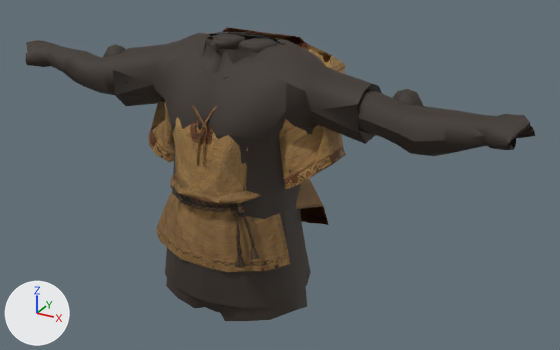
Before and after pictures for a commit that changed the glTF model godot-client/assets/actors/native/equipment/eloria_frontier_shirt_02.glb.
The view is the same before and after, from a camera (50 mm lens) standing at (0.966, -1.49, 1.994) and looking at (0.094, 0.094, 1.202). Lighting does not change. The marker at lower left points along +X, +Y and +Z. The older version comes first. Vertices at exactly the same position are counted once.

The first picture shows 'Redtrim Tunic'.
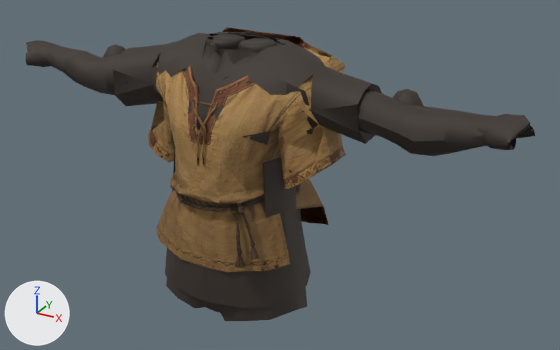
Where the change shows, as pixel boxes [x1, y1, x2, y2] in the pictures (560 x 350 px; the box of a moved part takes in the faces that stretch with it):
part 1 of me_redtrim_tunic, moved or reshaped
    before: [151, 54, 346, 219]
    after: [151, 46, 346, 196]

What changed in the scene script:
```text
Change me_redtrim_tunic:
    used by ob_redtrim_tunic; location = (0.0, 0.0, 0.0)
    remove me_redtrim_tunic.from_pydata(...)  # 2422 vertices, 4480 faces; spans x -0.701..0.702, y -0.139..0.219, z 0.851..1.54
    add me_redtrim_tunic.from_pydata(...)  # 2318 vertices, 4079 faces; spans x -0.701..0.702, y -0.139..0.211, z 0.851..1.54
    me_redtrim_tunic part 1: 208 vertices moved from x -0.247..0.244, y -0.124..0.219, z 1.295..1.492 to x -0.247..0.244, y -0.126..0.211, z 1.295..1.492; 104 vertices removed from x -0.197..0.206, y -0.12..0.196, z 1.15..1.465
```
